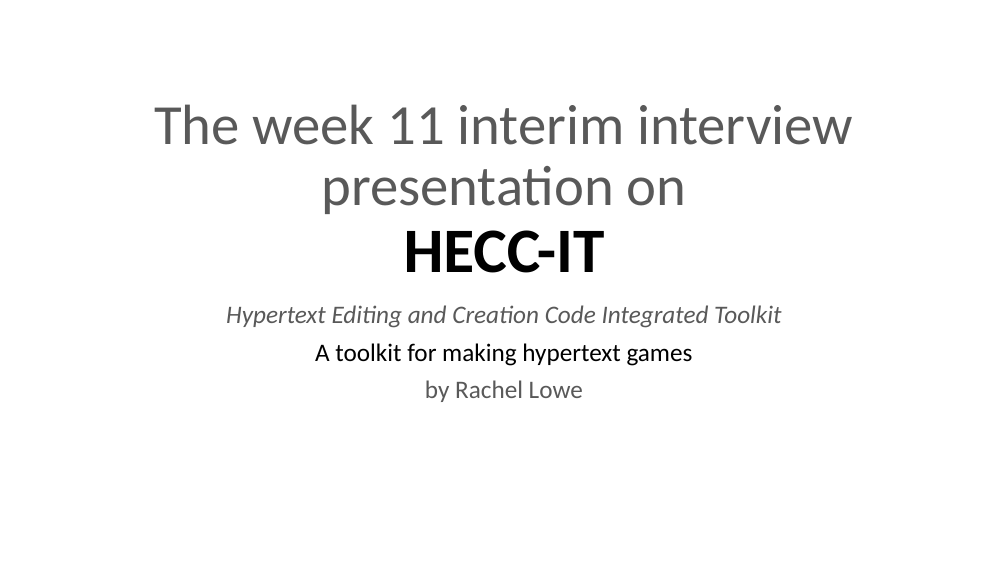
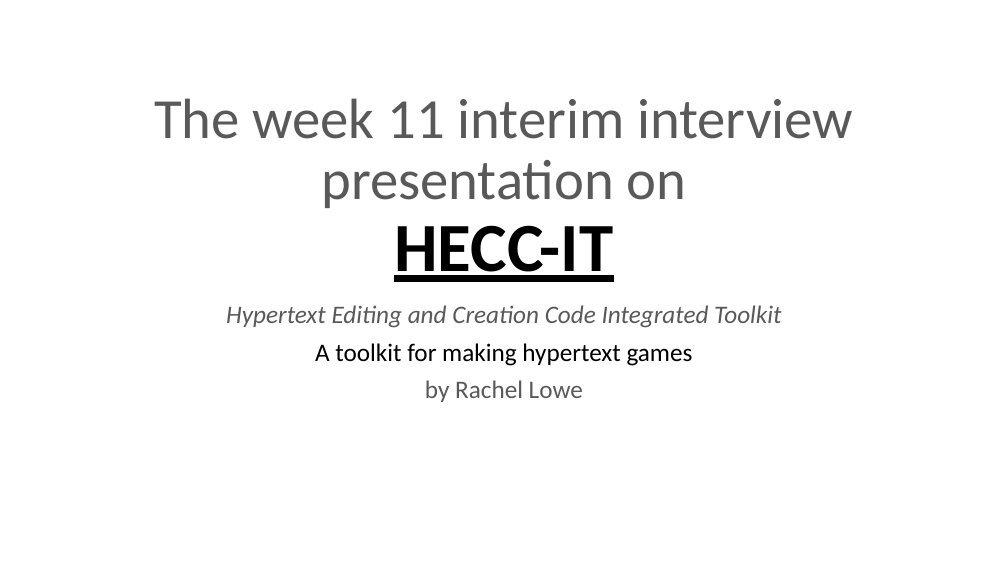
Before and after one commit to 11BelowStudio/HECC-IT, a slide deck: slide 1 of Reports n such/Week 11 Presentation.pptx. Drawn at 1008x567 pixels with LibreOffice and Linux fonts; fonts in the diff are those of the drawing. Boxes give left, top, right and bottom in pixels: in the first picture for what was removed or moved away, otherwise in the second. Text is boxed around its words. In the diff, an @@ line names an element or a change of style, - is before the commit and + after.

```diff
--- a/Reports n such/Week 11 Presentation.pptx
+++ b/Reports n such/Week 11 Presentation.pptx
@@ title "The week 11 interim interview ..." at bbox=[154, 98, 853, 282]: size 60.3 to 65.7 pt, underline on in "HECC-IT" @@
```
Also in this commit, not shown: 9 other slides changed, 8 slides added, 1 slide removed, 2 other files.
